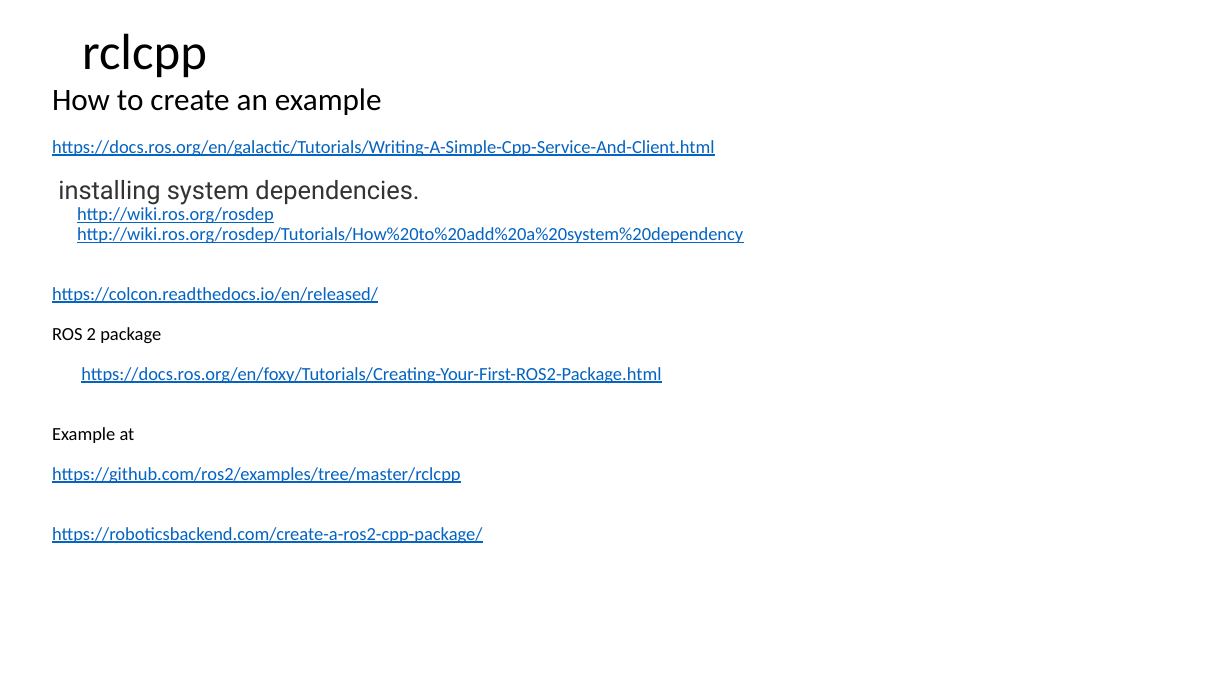
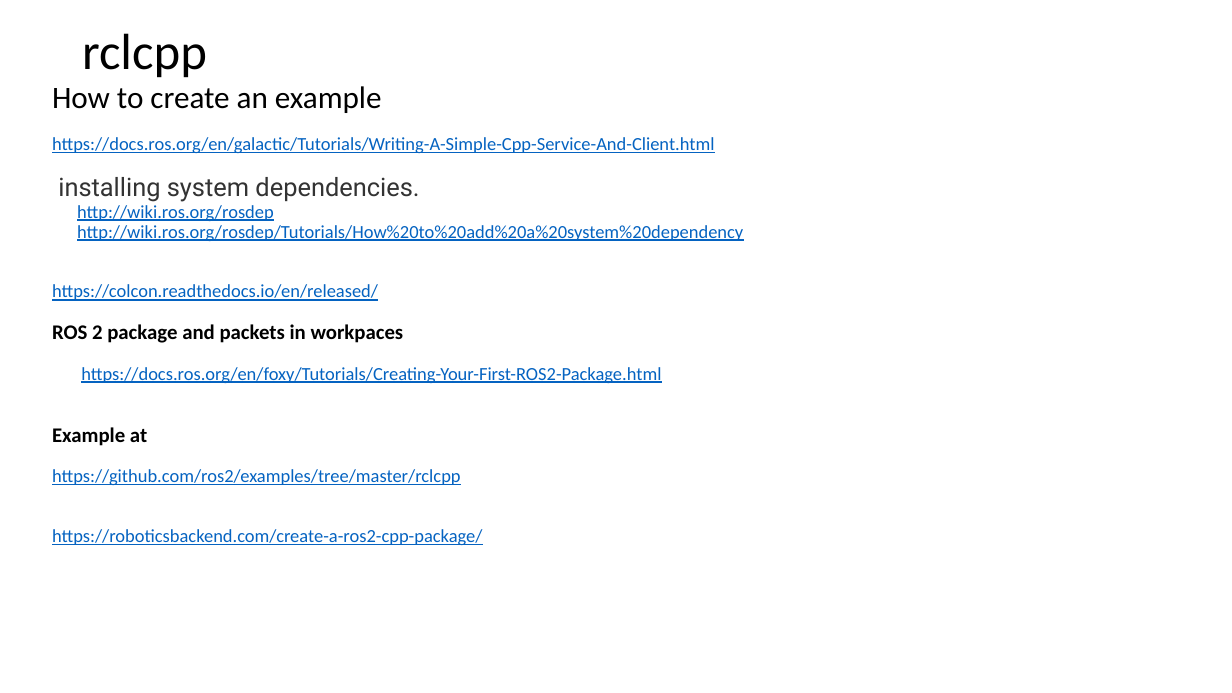
Before and after one commit to letrthong/ros2, a slide deck: slide 8 of ros2.pptx. Drawn at 1232x693 pixels with LibreOffice and Linux fonts; fonts in the diff are those of the drawing. Boxes give left, top, right and bottom in pixels: in the first picture for what was removed or moved away, otherwise in the second. Text is boxed around its words. In the diff, an @@ line names an element or a change of style, - is before the commit and + after.

```diff
--- a/ros2.pptx
+++ b/ros2.pptx
@@ title at (52,86,743,545): text changed @@
-How to create an example
-https://docs.ros.org/en/galactic/Tutorials/Writing-A-Simple-Cpp-Service-And-Client.html
-installing system dependencies.
-http://wiki.ros.org/rosdep
-http://wiki.ros.org/rosdep/Tutorials/How%20to%20add%20a%20system%20dependency
-https://colcon.readthedocs.io/en/released/
-ROS 2 package
-https://docs.ros.org/en/foxy/Tutorials/Creating-Your-First-ROS2-Package.html
-Example at
-https://github.com/ros2/examples/tree/master/rclcpp
-https://roboticsbackend.com/create-a-ros2-cpp-package/
+How to create an example
+https://docs.ros.org/en/galactic/Tutorials/Writing-A-Simple-Cpp-Service-And-Client.html
+installing system dependencies.
+http://wiki.ros.org/rosdep
+http://wiki.ros.org/rosdep/Tutorials/How%20to%20add%20a%20system%20dependency
+https://colcon.readthedocs.io/en/released/
+ROS 2 package and packets in workpaces
+https://docs.ros.org/en/foxy/Tutorials/Creating-Your-First-ROS2-Package.html
+Example at
+https://github.com/ros2/examples/tree/master/rclcpp
+https://roboticsbackend.com/create-a-ros2-cpp-package/
```
Also in this commit, not shown: 2 other slides changed, 1 other file.
